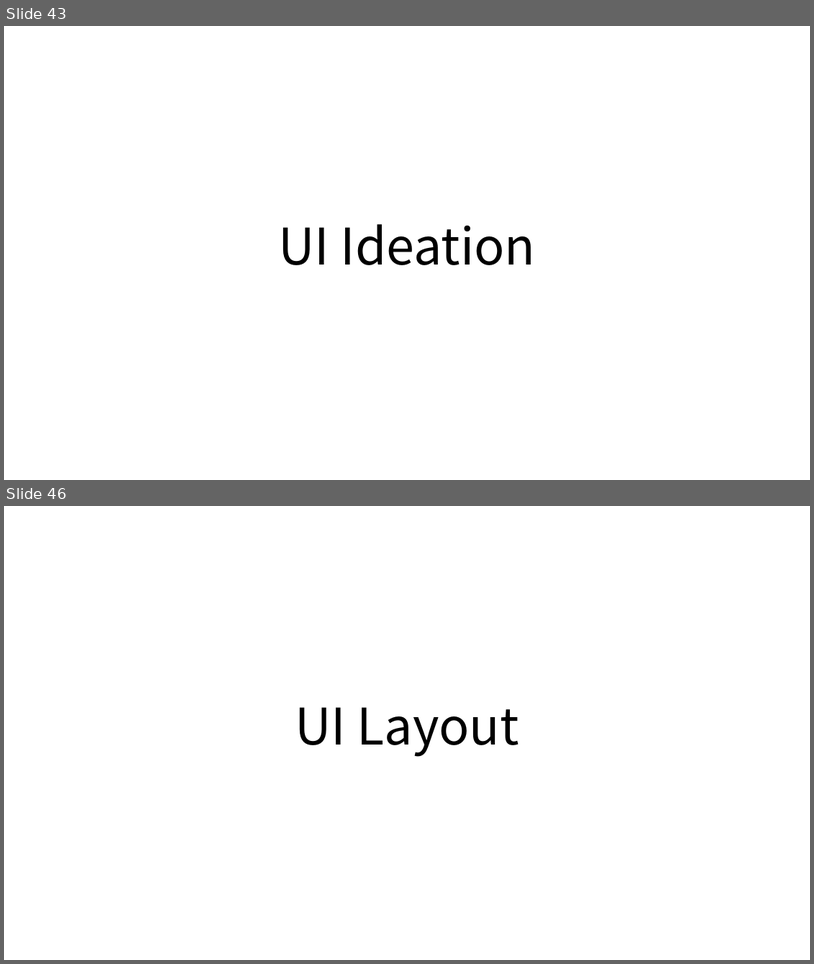
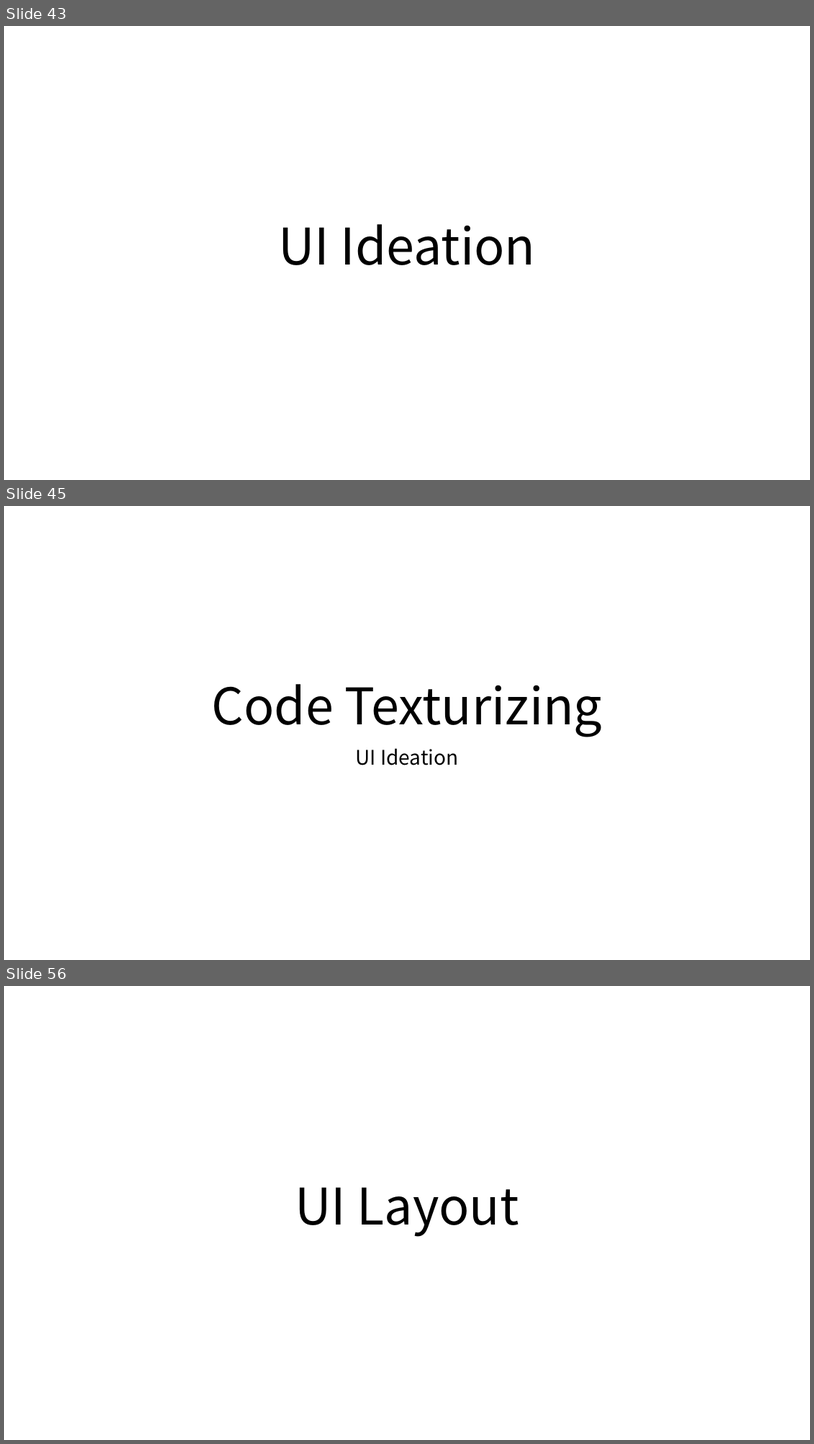
Before and after one commit to namulang/namu, a slide deck: docs/ideation/World.overall.conceptual.ideation.pptx. Shown one above the other, each under a label of ours: slides 43 and 46 before the commit, slides 43, 45 and 56 after it; the slides between them are not shown. The pictures are 814x964 and 814x1444 pixels, drawn with LibreOffice and Linux fonts; fonts in the diff are those of the drawing. Boxes give left, top, right and bottom in pixels: in the first picture for what was removed or moved away, otherwise in the second. Text is boxed around its words. In the diff, an @@ line names an element or a change of style, - is before the commit and + after.

```diff
--- a/docs/ideation/World.overall.conceptual.ideation.pptx
+++ b/docs/ideation/World.overall.conceptual.ideation.pptx
@@ slide 45 added at (x1=4, y1=506, x2=810, y2=960), background #FFFFFF @@
@@ title added at (x1=212, y1=684, x2=603, y2=736), 60 pt, text #000000 @@
+Code Texturizing
@@ subtitle added at (x1=356, y1=748, x2=458, y2=765), 24 pt, text #000000 @@
+UI Ideation
@@ what was slide 46 is now slide 56 @@
```
Also in this commit, not shown: 5 slides changed, 9 other slides added.
